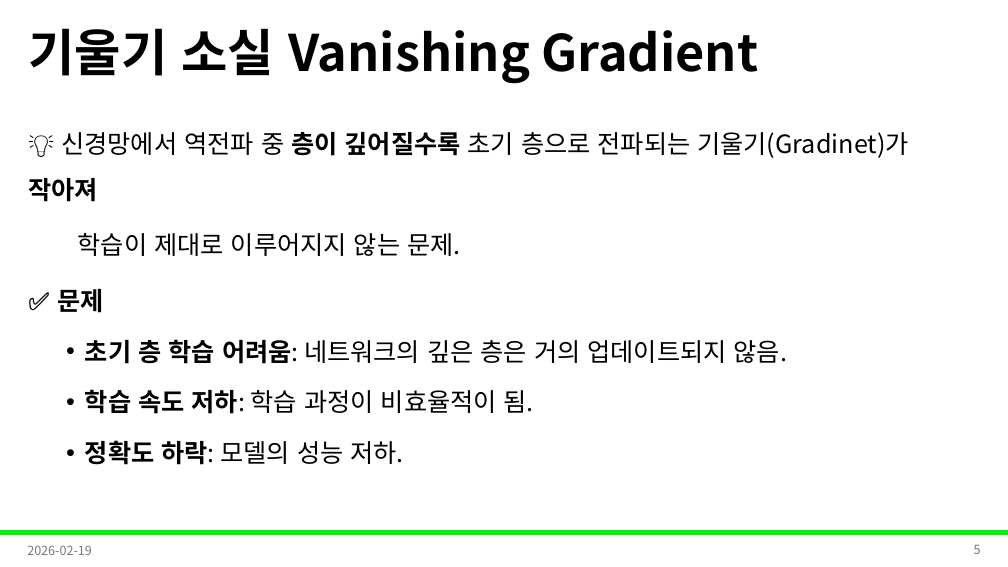
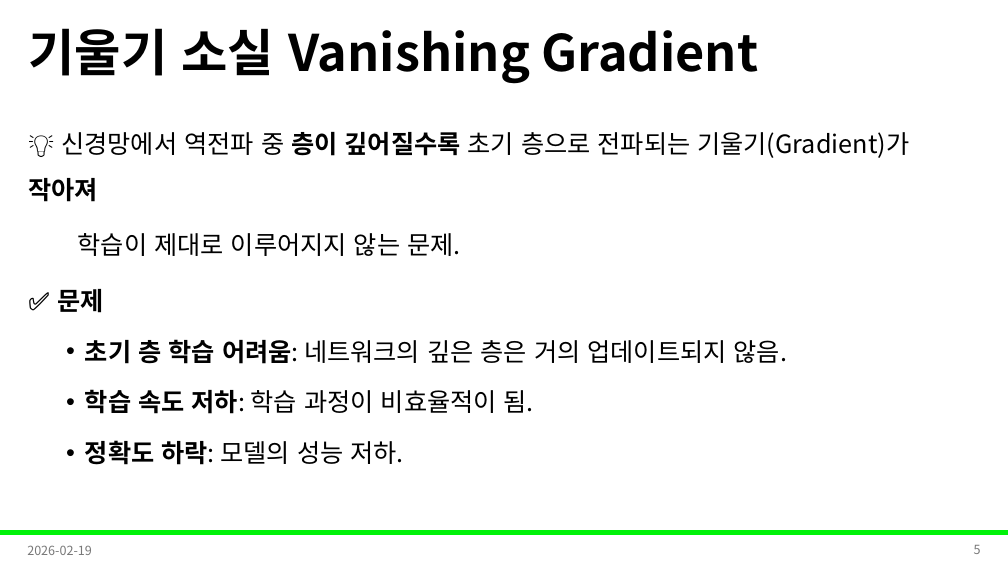
Before and after one commit to Leader-Lesson/KDT_RE_5th, a slide deck: slide 5 of material/5_AI/11_딥러닝 학습 안정화 전략.pptx. Drawn at 1008x567 pixels with LibreOffice and Linux fonts; fonts in the diff are those of the drawing; background and template pictures are left out. Boxes give left, top, right and bottom in pixels: in the first picture for what was removed or moved away, otherwise in the second. Text is boxed around its words. In the diff, an @@ line names an element or a change of style, - is before the commit and + after.

```diff
--- a/material/5_AI/11_딥러닝 학습 안정화 전략.pptx
+++ b/material/5_AI/11_딥러닝 학습 안정화 전략.pptx
@@ text at [28,132,909,202]: text changed @@
-    💡 신경망에서 역전파 중 층이 깊어질수록 초기 층으로 전파되는 기울기(Gradinet)가 작아져
+    💡 신경망에서 역전파 중 층이 깊어질수록 초기 층으로 전파되는 기울기(Gradient)가 작아져
```
Also in this commit, not shown: 9 other slides changed, 1 slide added, 5 slides removed, 8 other files.
